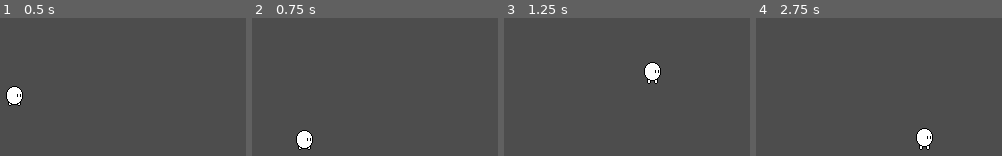
Above: before the commit, frames 1-4 (left to right).
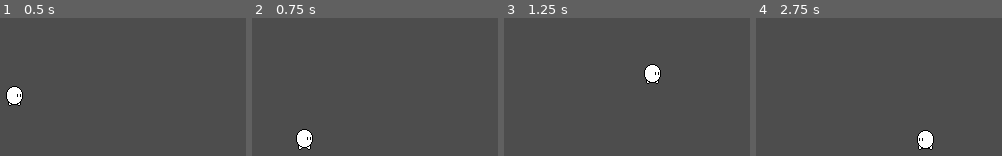
Above: after the commit, the same moments.

Repository: NikitaSidaway/2DPlatformer
Game: Godot game, scene res://Scenes/main.tscn
Two runs of this game, one before a commit and one after it. Both use one fixed random seed, a clock stepped at 60 frames per second and the inputs below.
Inputs:
- Up to frame 1 (0.5 s): no input
- Up to frame 2 (0.75 s): hold D (Right) from 0.53 s (still down)
- Up to frame 3 (1.25 s): keep holding D (Right); tap W (Jump) at 0.77 s
- Up to frame 4 (2.75 s): tap W (Jump) at 1.52 s; release D (Right) at 2.03 s; hold A (Left) from 2.03 s (still down)

Frame 1 is identical in both runs. In frame 2, 0.2% of the frame differs, in the area x 17-25%, y 80-95%; in frame 3, 0.3%; in frame 4, 0.4%, in the area x 65-73%, y 79-96%.

Commit message:
Added directional animations

Diff:
--- a/Scenes/player.gd
+++ b/Scenes/player.gd
@@ -7,22 +7,31 @@
 
 
 func _physics_process(delta: float) -> void:
+
 	# Add the gravity.
 	if not is_on_floor():
 		velocity += get_gravity() * delta
 
-	# Handle jump.
+	# Handle jump
 	if Input.is_action_just_pressed("Jump") and is_on_floor():
 		velocity.y = JUMP_VELOCITY
 
-	# Get the input direction and handle the movement/deceleration.
-	# As good practice, you should replace UI actions with custom gameplay actions.
+	# Handle horizontal movement and animations
 	var direction := Input.get_axis("Left", "Right")
-	if direction:
+	if direction != 0:
 		velocity.x = direction * SPEED
-		sprite.play("walk")
 
+		# Flip sprite based on direction
+		sprite.flip_h = (direction < 0)
+
+		# Play walk animation if not already playing
+		if sprite.animation != "walk":
+			sprite.play("walk")
 	else:
 		velocity.x = move_toward(velocity.x, 0, SPEED)
 
+		# Play idle animation when stopped
+		if sprite.animation != "idle":
+			sprite.play("idle")
+
 	move_and_slide()
--- a/Scenes/player.tscn
+++ b/Scenes/player.tscn
@@ -2,6 +2,27 @@
 
 [ext_resource type="Script" uid="uid://dmn1v6d4mwqrb" path="res://Scenes/player.gd" id="1_cvnsp"]
 [ext_resource type="Texture2D" uid="uid://cjjrxyf4drkwy" path="res://Sprites/PlayerDraft6Running.png" id="1_v0iea"]
+[ext_resource type="Texture2D" uid="uid://caqr6h7tblvpu" path="res://Sprites/PlayerDraft6Rolling.png" id="3_6t5aa"]
+
+[sub_resource type="AtlasTexture" id="AtlasTexture_f1ek2"]
+atlas = ExtResource("1_v0iea")
+region = Rect2(0, 0, 32, 32)
+
+[sub_resource type="AtlasTexture" id="AtlasTexture_tx1dd"]
+atlas = ExtResource("3_6t5aa")
+region = Rect2(0, 0, 32, 32)
+
+[sub_resource type="AtlasTexture" id="AtlasTexture_gymyn"]
+atlas = ExtResource("3_6t5aa")
+region = Rect2(32, 0, 32, 32)
+
+[sub_resource type="AtlasTexture" id="AtlasTexture_pu2lt"]
+atlas = ExtResource("3_6t5aa")
+region = Rect2(64, 0, 32, 32)
+
+[sub_resource type="AtlasTexture" id="AtlasTexture_ukyrk"]
+atlas = ExtResource("3_6t5aa")
+region = Rect2(96, 0, 32, 32)
 
 [sub_resource type="AtlasTexture" id="AtlasTexture_cvnsp"]
 atlas = ExtResource("1_v0iea")
@@ -35,6 +56,31 @@
 animations = [{
 "frames": [{
 "duration": 1.0,
+"texture": SubResource("AtlasTexture_f1ek2")
+}],
+"loop": 1,
+"name": &"idle",
+"speed": 0.0
+}, {
+"frames": [{
+"duration": 1.0,
+"texture": SubResource("AtlasTexture_tx1dd")
+}, {
+"duration": 1.0,
+"texture": SubResource("AtlasTexture_gymyn")
+}, {
+"duration": 1.0,
+"texture": SubResource("AtlasTexture_pu2lt")
+}, {
+"duration": 1.0,
+"texture": SubResource("AtlasTexture_ukyrk")
+}],
+"loop": 1,
+"name": &"rolling",
+"speed": 10.0
+}, {
+"frames": [{
+"duration": 1.0,
 "texture": SubResource("AtlasTexture_cvnsp")
 }, {
 "duration": 1.0,
@@ -57,7 +103,7 @@
 }],
 "loop": 1,
 "name": &"walk",
-"speed": 5.0
+"speed": 10.0
 }]
 
 [sub_resource type="RectangleShape2D" id="RectangleShape2D_81kxy"]
